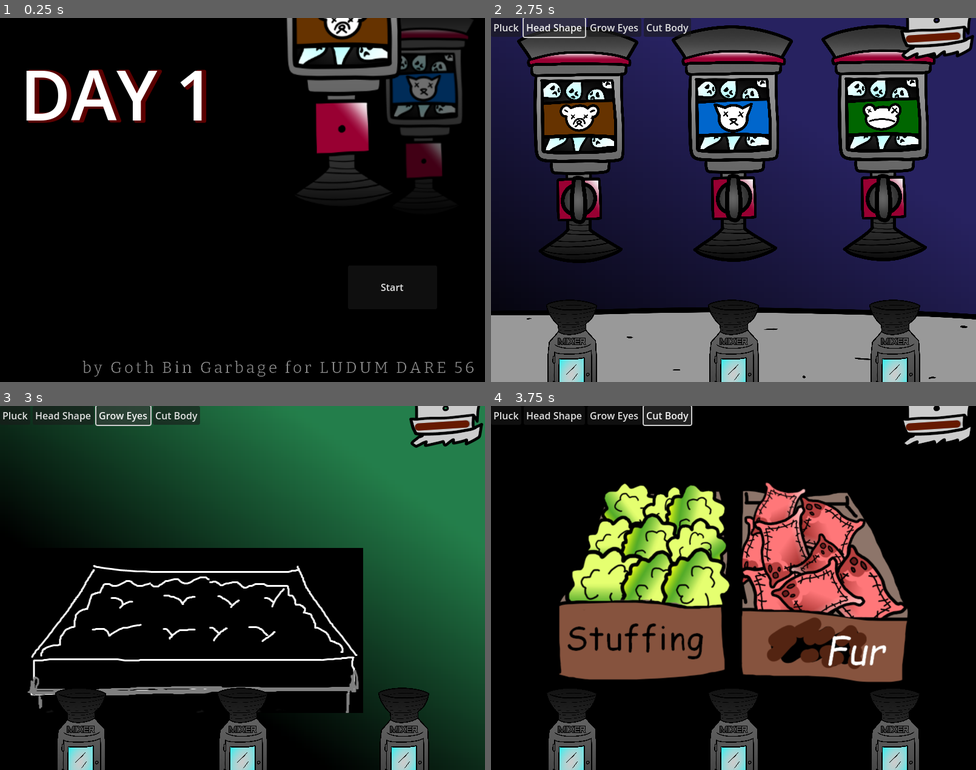
Above: before the commit, frames 1-4 (two rows, left to right).
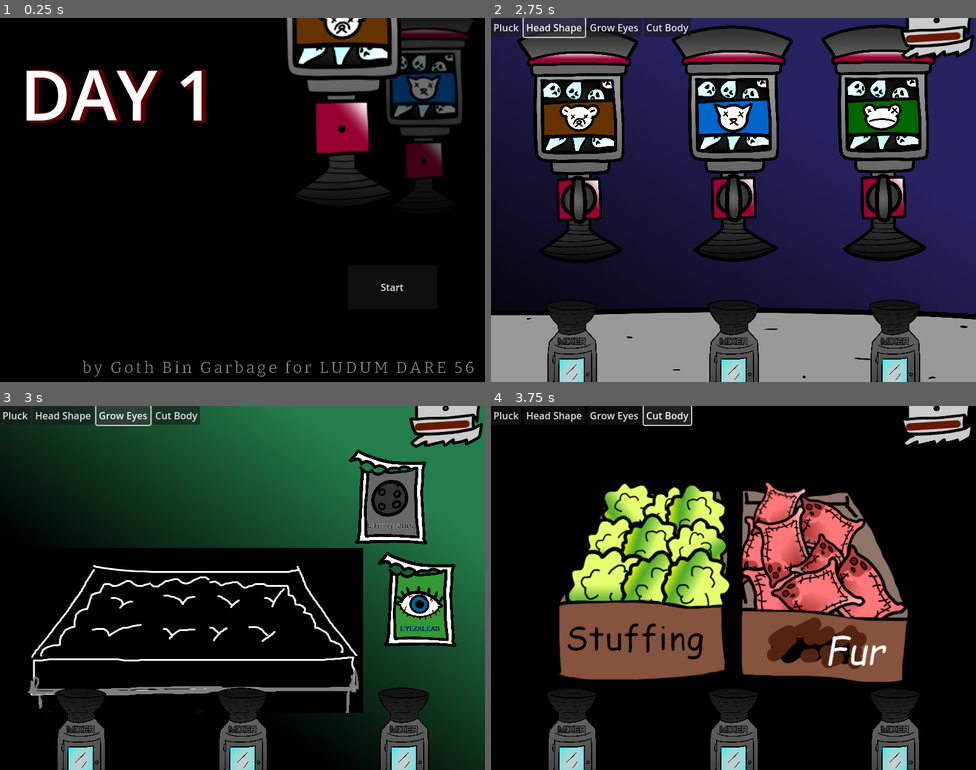
Above: after the commit, the same moments.

Repository: Goth-Bin-Garbage/build_a_dready_bear.swf
Game: Godot game, scene res://main.tscn
Same seed, same stepped clock (60 frames per second), same inputs: the game is played once before the commit and once after it.
Inputs:
- Up to frame 1 (0.25 s): no input
- Up to frame 2 (2.75 s): click "Start" at 0.5 s; click "Pluck" at 1.25 s; click "Head Shape" at 2 s
- Up to frame 3 (3 s): click "Grow Eyes" at 2.75 s
- Up to frame 4 (3.75 s): click "Cut Body" at 3.5 s

Frames 1-2 are identical in both runs. In frame 3, 6.2% of the frame differs, in the area x 71-95%, y 12-67%; in frame 4, nothing differs.

Commit message:
fix eye seed packets

Diff:
--- a/stations/EyeStation.tscn
+++ b/stations/EyeStation.tscn
@@ -1,8 +1,9 @@
-[gd_scene load_steps=6 format=3 uid="uid://j6lysevhmgpd"]
+[gd_scene load_steps=7 format=3 uid="uid://j6lysevhmgpd"]
 
 [ext_resource type="PackedScene" uid="uid://d44tf5ky4x23" path="res://music.tscn" id="1_u72si"]
 [ext_resource type="Texture2D" uid="uid://camy5w6j8pap8" path="res://sprites/spr_grow_eyes_placeholder.png" id="2_1llut"]
-[ext_resource type="PackedScene" uid="uid://ce7ibreq8f4fh" path="res://stations/station_elements/EyePlantPlot.tscn" id="3_f720y"]
+[ext_resource type="PackedScene" path="res://stations/station_elements/EyePlantPlot.tscn" id="3_f720y"]
+[ext_resource type="PackedScene" uid="uid://cubmx3r8jvxsr" path="res://stations/station_elements/EyeSeedPacket.tscn" id="4_1yx2c"]
 
 [sub_resource type="Gradient" id="Gradient_tfn0n"]
 offsets = PackedFloat32Array(0.409091, 1)
@@ -53,3 +54,12 @@
 position = Vector2(438, 375)
 
 [node name="Plants" type="Node2D" parent="."]
+
+[node name="EyeSeedPacket" parent="." instance=ExtResource("4_1yx2c")]
+position = Vector2(640, 150)
+sprite_path = "res://sprites/button_buds.png"
+eye_type = 2
+
+[node name="EyeSeedPacket2" parent="." instance=ExtResource("4_1yx2c")]
+position = Vector2(688, 319)
+sprite_path = "res://sprites/eyezaleapack.png"
--- a/stations/station_elements/eye_seed_packet.gd
+++ b/stations/station_elements/eye_seed_packet.gd
@@ -15,17 +15,17 @@
 
 # Called every frame. 'delta' is the elapsed time since the previous frame.
 func _process(delta):
-	if Input.is_action_just_pressed("left_mouse_click"):
+	if Input.is_action_just_pressed("left_mouse_click") and mouse_on:
 		offset = get_global_mouse_position() - global_position
 		self.rotate(-PI / 4)
 
-		if Input.is_action_pressed("left_mouse_click"):
-			global_position = get_global_mouse_position() - offset
+	if Input.is_action_pressed("left_mouse_click") and mouse_on:
+		global_position = get_global_mouse_position() - offset
 
-		elif Input.is_action_just_released("left_mouse_click"):
-			var tween = get_tree().create_tween()
-			self.rotate(0)
-			tween.tween_property(self, "global_position",home_pos,0.2).set_ease(Tween.EASE_OUT)
+	if Input.is_action_just_released("left_mouse_click"):
+		var tween = get_tree().create_tween()
+		self.rotation = 0
+		tween.tween_property(self, "global_position",home_pos,0.2).set_ease(Tween.EASE_OUT)
 
 func _on_area_2d_mouse_entered():
 	mouse_on = true
@@ -38,5 +38,6 @@
 	var eye_plant_instance := eye_plant_scene.instantiate()
 	eye_plant_instance.plant_type = eye_type
 	eye_plant_instance.global_position = area.get_parent().global_position
-	eye_plant_instance.name = "Plant_" + area.get_partent().name
-	get_parent().get_parent().get_node("Plants").add_child(eye_plant_instance)
+	eye_plant_instance.name = "Plant_" + area.get_parent().name
+	print(eye_plant_instance)
+	get_parent().get_node("Plants").add_child(eye_plant_instance)
